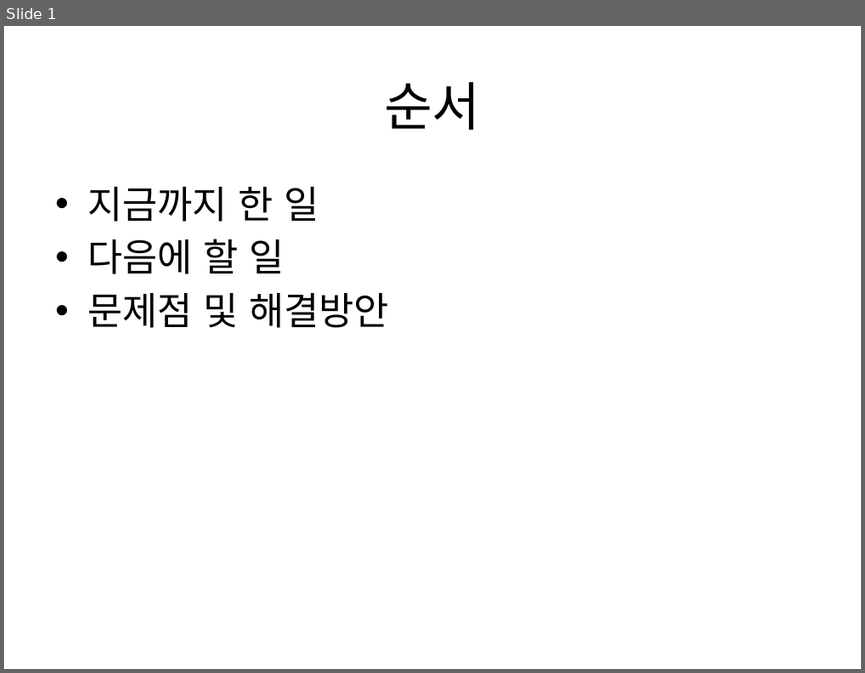
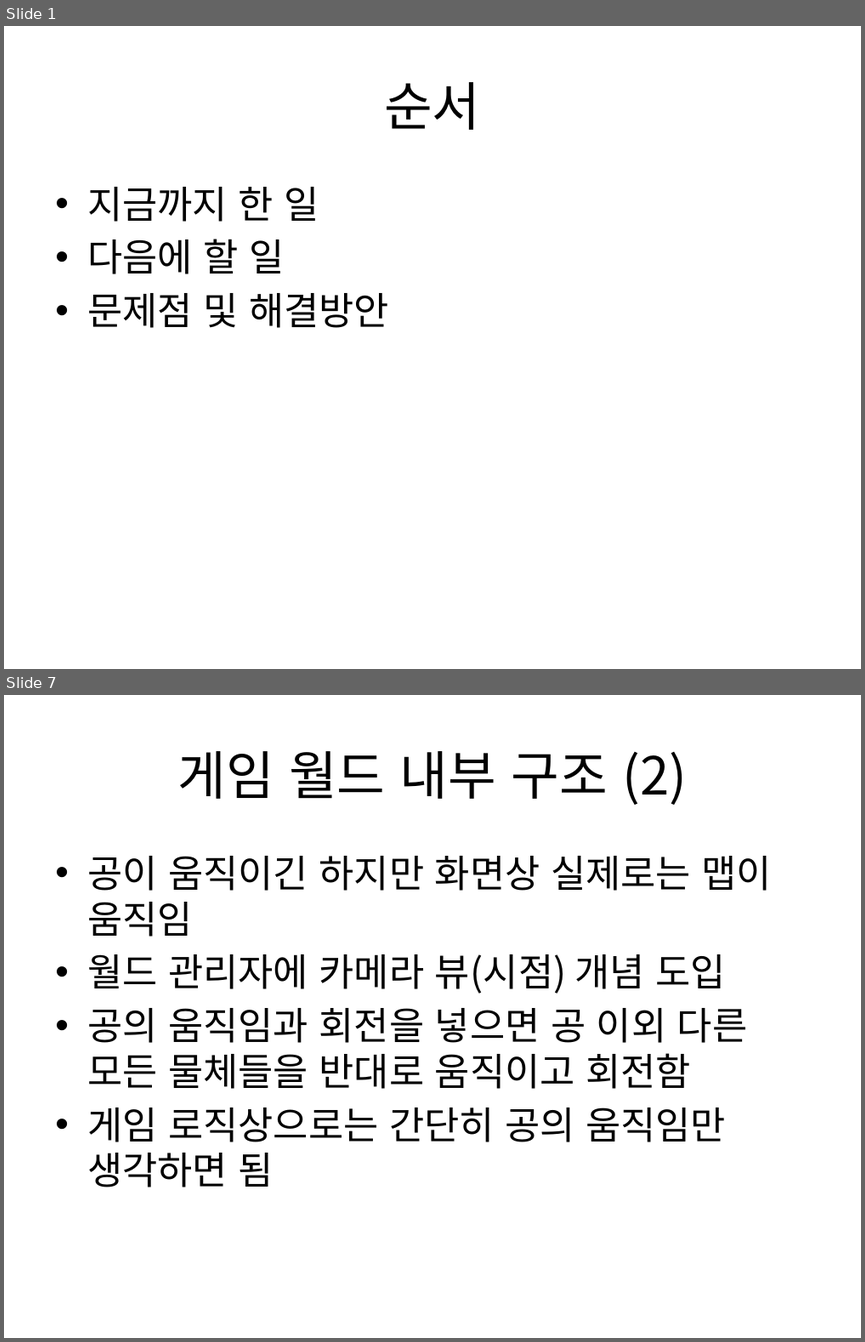
Before and after one commit to zwycid/dimension-drive-downside, a slide deck: presentation/중간발표-ssidang.pptx. Shown one above the other, each under a label of ours: slide 1 before the commit, slides 1 and 7 after it; the slides between them are not shown. The pictures are 865x673 and 865x1342 pixels, drawn with LibreOffice and Linux fonts; fonts in the diff are those of the drawing. Boxes give left, top, right and bottom in pixels: in the first picture for what was removed or moved away, otherwise in the second. Text is boxed around its words. In the diff, an @@ line names an element or a change of style, - is before the commit and + after.

```diff
--- a/presentation/중간발표-ssidang.pptx
+++ b/presentation/중간발표-ssidang.pptx
@@ slide 7 added at [4, 695, 861, 1338], background #FFFFFF @@
@@ title added at [178, 751, 687, 805], 44 pt, text #000000 @@
+게임 월드 내부 구조 (2)
@@ text added at [87, 856, 772, 1187], 32 pt, text #000000 @@
+• 공이 움직이긴 하지만 화면상 실제로는 맵이 움직임
+• 월드 관리자에 카메라 뷰(시점) 개념 도입
+• 공의 움직임과 회전을 넣으면 공 이외 다른 모든 물체들을 반대로 움직이고 회전함
+• 게임 로직상으로는 간단히 공의 움직임만 생각하면 됨
```
Also in this commit, not shown: 1 slide changed, 5 other slides added.
